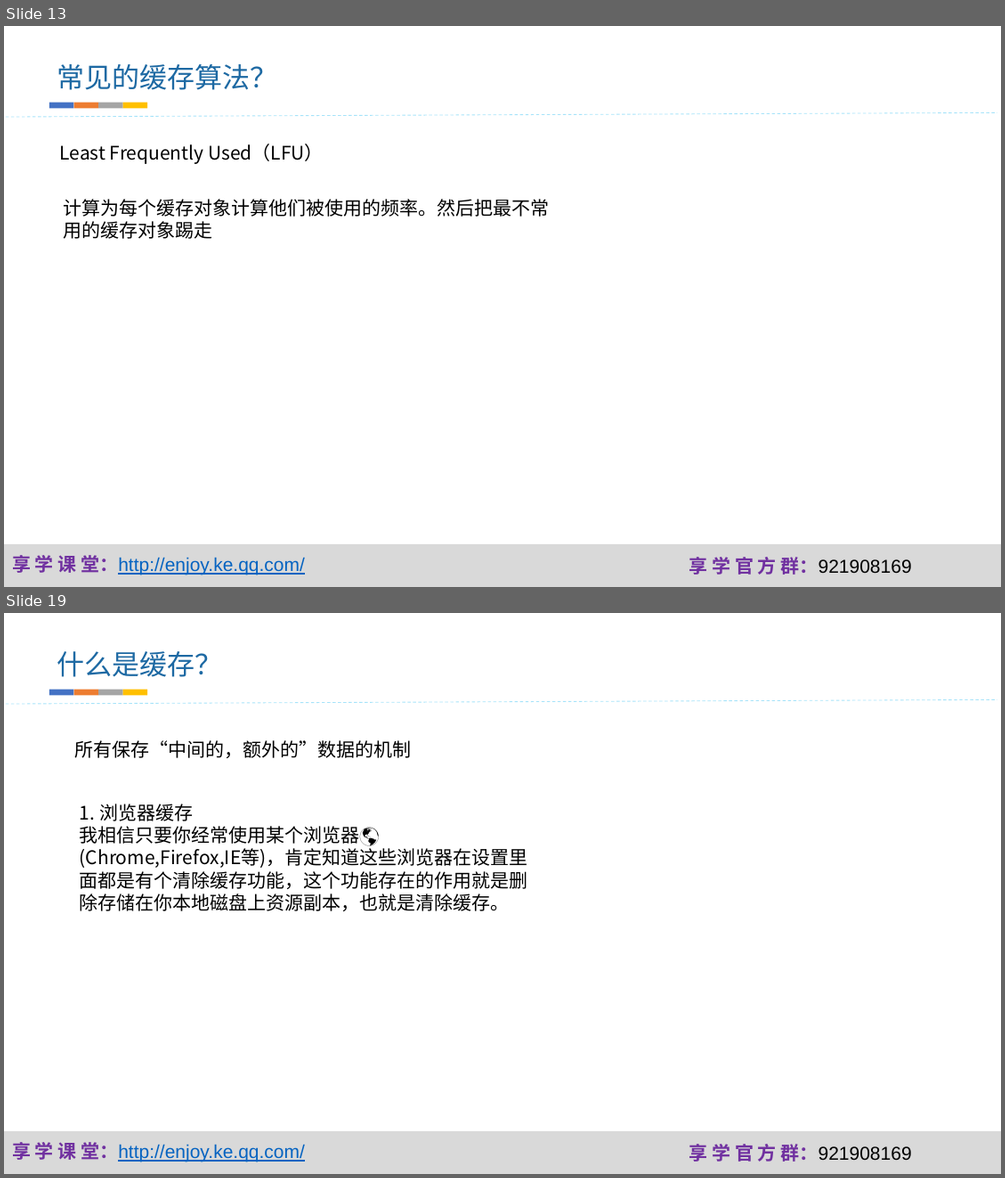
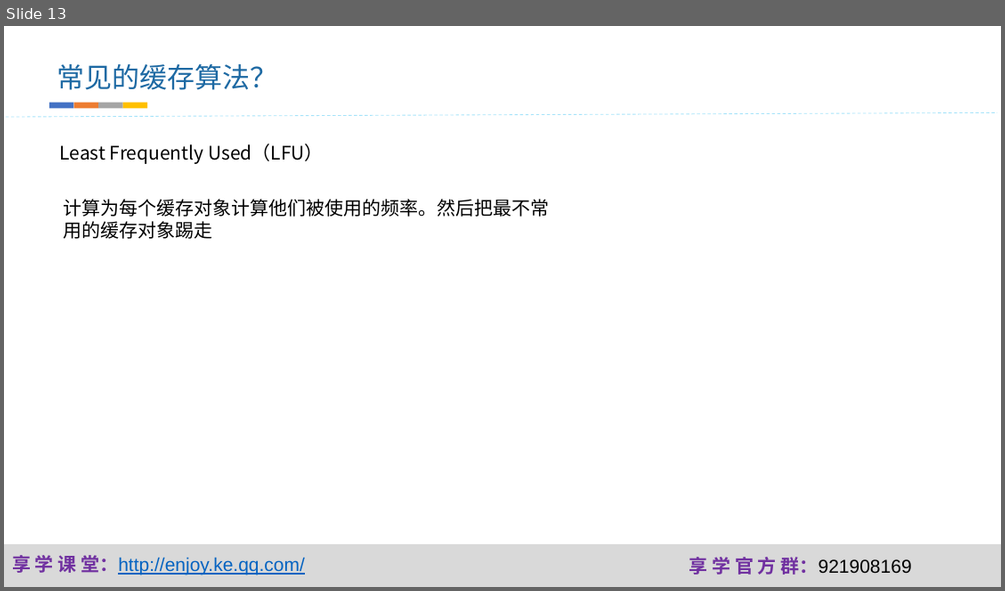
Before and after one commit to fanzhangvip/xiangxue, a slide deck: pre/缓存.pptx. Shown one above the other, each under a label of ours: slides 13 and 19 before the commit, slide 13 after it; the slides between them are not shown. The pictures are 1005x1178 and 1005x591 pixels, drawn with LibreOffice and Linux fonts; fonts in the diff are those of the drawing; background and template pictures are left out. Boxes give left, top, right and bottom in pixels: in the first picture for what was removed or moved away, otherwise in the second. Text is boxed around its words. In the diff, an @@ line names an element or a change of style, - is before the commit and + after.

```diff
--- a/pre/缓存.pptx
+++ b/pre/缓存.pptx
@@ slide 19 removed at (x1=4, y1=613, x2=1001, y2=1174), background #FFFFFF; not listed: 3 template elements that a slide beside it also shows @@
@@ text removed at (x1=57, y1=651, x2=222, y2=677) @@
-什么是缓存？
@@ group removed at (x1=49, y1=690, x2=147, y2=695): 4 rectangles @@
@@ line removed from (4, 705) to (997, 699) @@
@@ text removed at (x1=75, y1=740, x2=412, y2=758) @@
-所有保存“中间的，额外的”数据的机制
@@ text removed at (x1=80, y1=803, x2=528, y2=911) @@
-1. 浏览器缓存
-我相信只要你经常使用某个浏览器🌎(Chrome,Firefox,IE等)，肯定知道这些浏览器在设置里面都是有个清除缓存功能，这个功能存在的作用就是删除存储在你本地磁盘上资源副本，也就是清除缓存。
```
Also in this commit, not shown: 8 slides added, 6 other slides removed, 11 other files.
